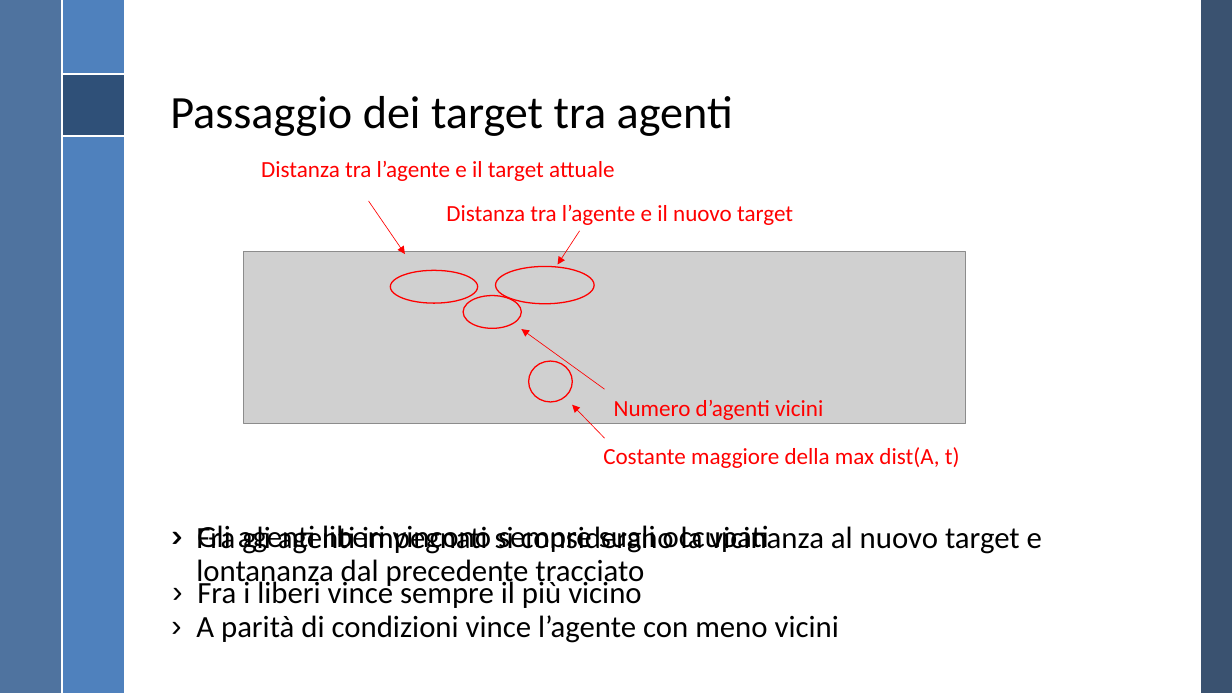
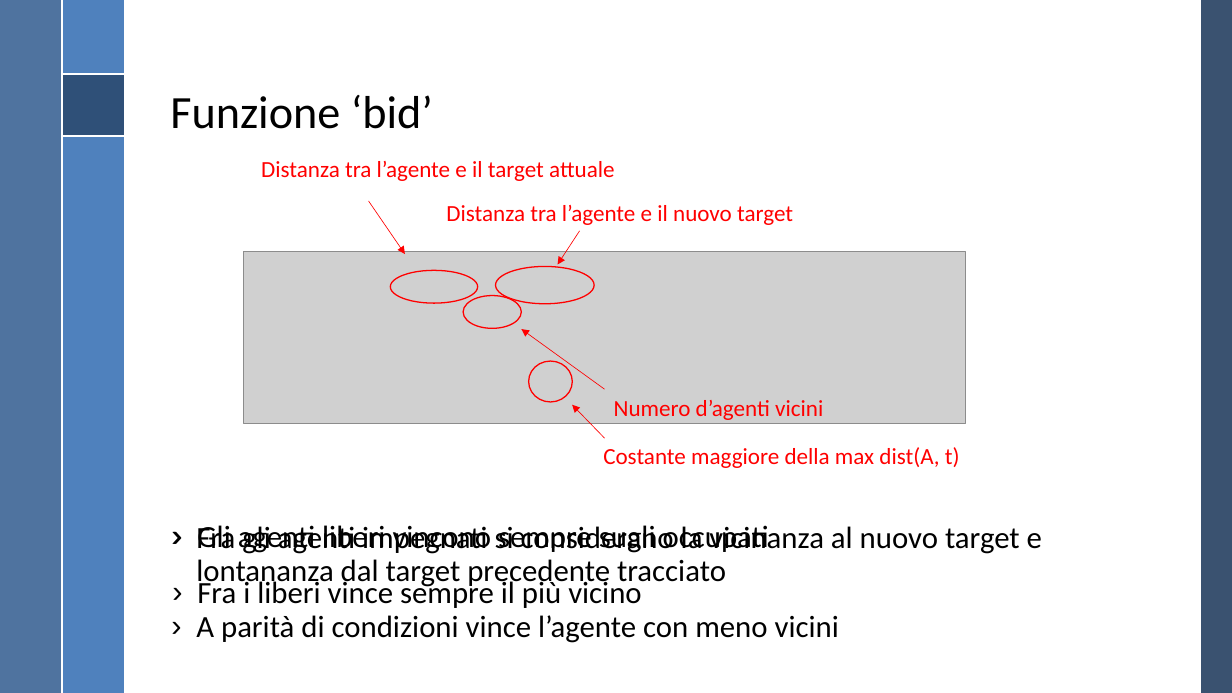
Before and after one commit to RiccardoGrieco/masTracking, a slide deck: slide 7 of Presentazione MAS/Presentazione MAS.pptx. Drawn at 1232x693 pixels with LibreOffice and Linux fonts; fonts in the diff are those of the drawing; grey boxes stand for pictures; background and template pictures are left out. Boxes give left, top, right and bottom in pixels: in the first picture for what was removed or moved away, otherwise in the second. Text is boxed around its words. In the diff, an @@ line names an element or a change of style, - is before the commit and + after.

Commit message:
Changed titles, done some adjustments.

```diff
--- a/Presentazione MAS/Presentazione MAS.pptx
+++ b/Presentazione MAS/Presentazione MAS.pptx
@@ title at (x1=170, y1=95, x2=433, y2=129): text changed @@
-Passaggio dei target tra agenti
+Funzione ‘bid’
@@ text at (x1=196, y1=525, x2=1042, y2=589): text changed @@
-› Fra gli agenti impegnati si considerano la vicinanza al nuovo target e lontananza dal precedente tracciato
+› Fra gli agenti impegnati si considerano la vicinanza al nuovo target e lontananza dal target precedente tracciato
```
Also in this commit, not shown: 10 other slides changed.
